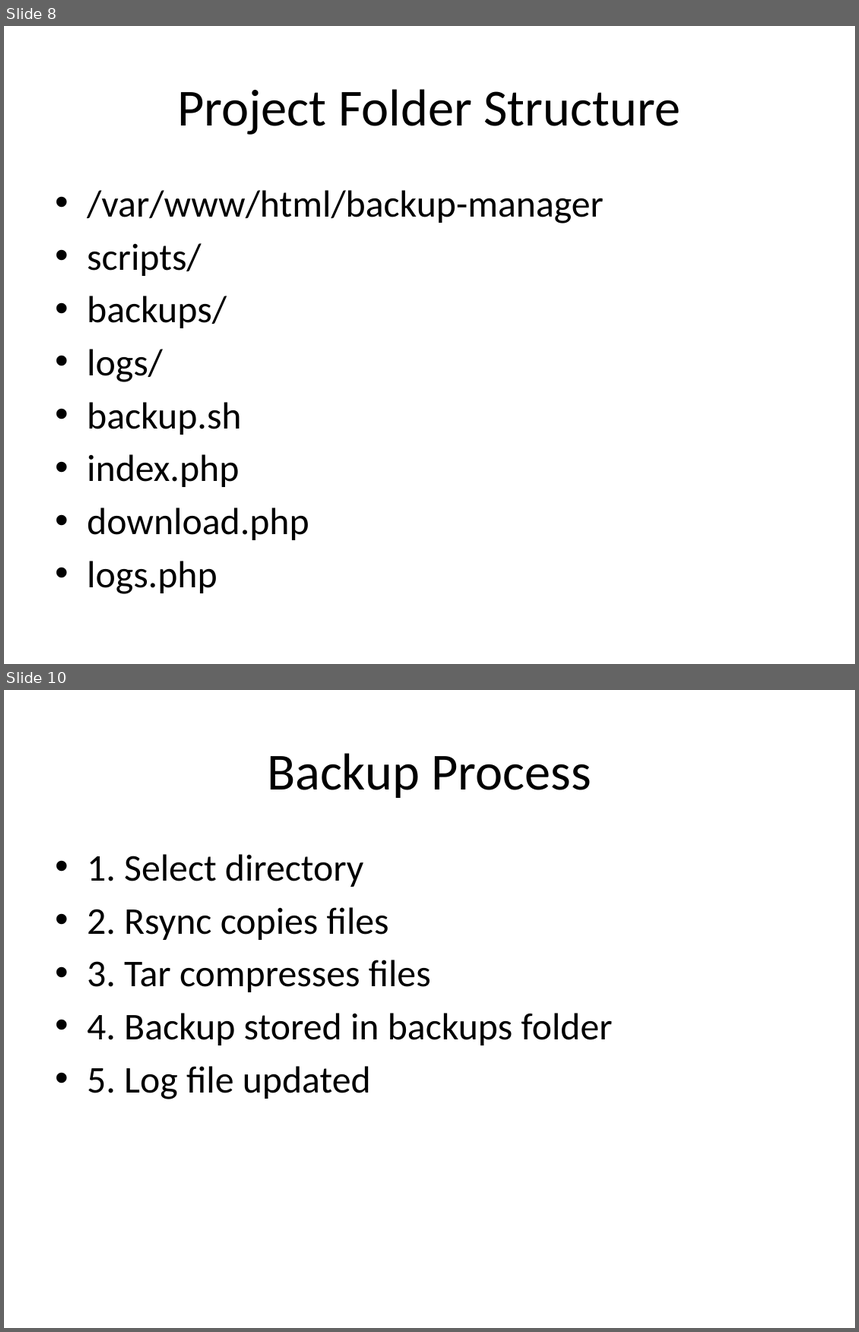
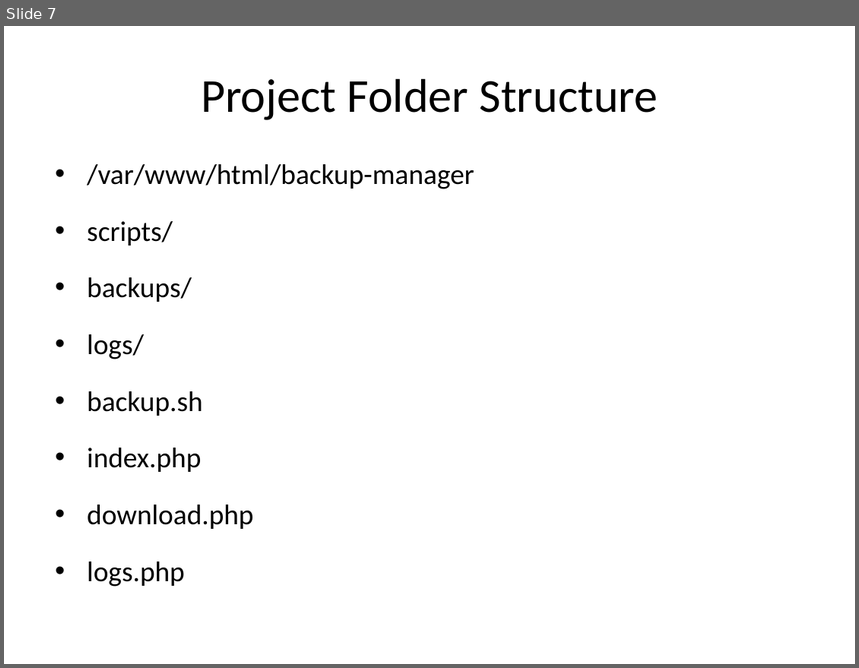
Before and after one commit to VarshithreddyMuddasani/Automated-Backup-Web-Manager-using-Linux, a slide deck: Project PPT.pptx. Shown one above the other, each under a label of ours: slides 8 and 10 before the commit, slide 7 after it; the slides between them are not shown. The pictures are 859x1332 and 859x668 pixels, drawn with LibreOffice and Linux fonts; fonts in the diff are those of the drawing. Boxes give left, top, right and bottom in pixels: in the first picture for what was removed or moved away, otherwise in the second. Text is boxed around its words. In the diff, an @@ line names an element or a change of style, - is before the commit and + after.

```diff
--- a/Project PPT.pptx
+++ b/Project PPT.pptx
@@ slide 10 removed at (4, 690, 855, 1328), background #FFFFFF @@
@@ title removed at (267, 753, 592, 798) @@
-Backup Process
@@ text removed at (87, 854, 613, 1100) @@
-• 1. Select directory
-• 2. Rsync copies files
-• 3. Tar compresses files
-• 4. Backup stored in backups folder
-• 5. Log file updated
@@ what was slide 8 is now slide 7 @@
@@ slide 7 changed as well @@
@@ title "Project Folder Structure" at (201, 78, 658, 120): size 44 to 40 pt @@
@@ text "/var/www/html/backup-manager": place and size @@
-text "/var/www/html/backup-manager" at (87, 190, 604, 594)
+text "/var/www/html/backup-manager" at (87, 164, 474, 587)
@@ text "/var/www/html/backup-manager" at (87, 164, 474, 587): size 32 to 24 pt; line spacing 1 to 1.5; less space between paragraphs @@
```
Also in this commit, not shown: 8 other slides changed, 2 slides added, 3 other slides removed.
